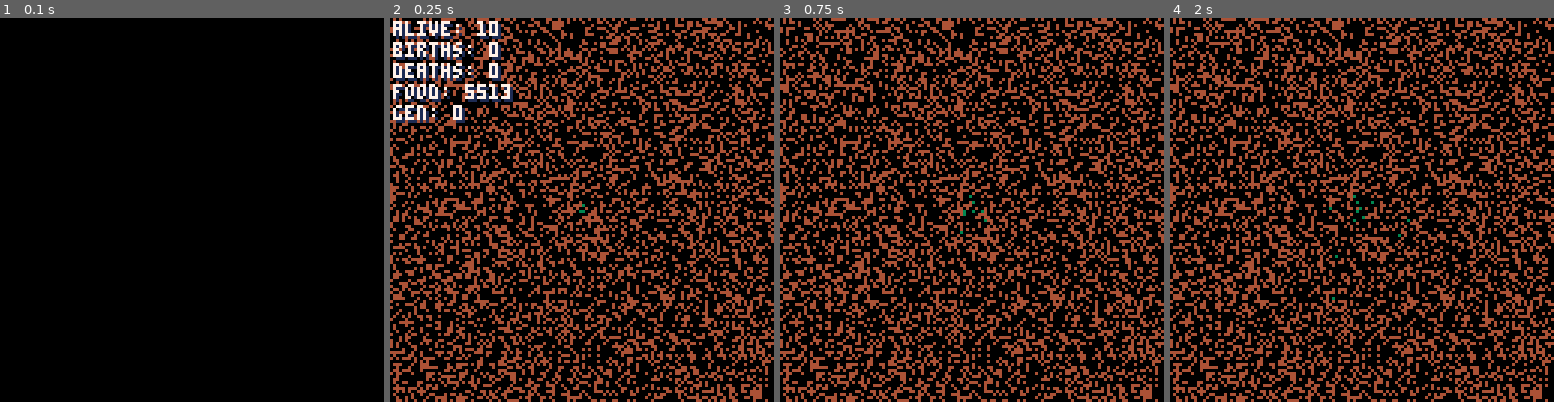
Above: before the commit, frames 1-4 (left to right).
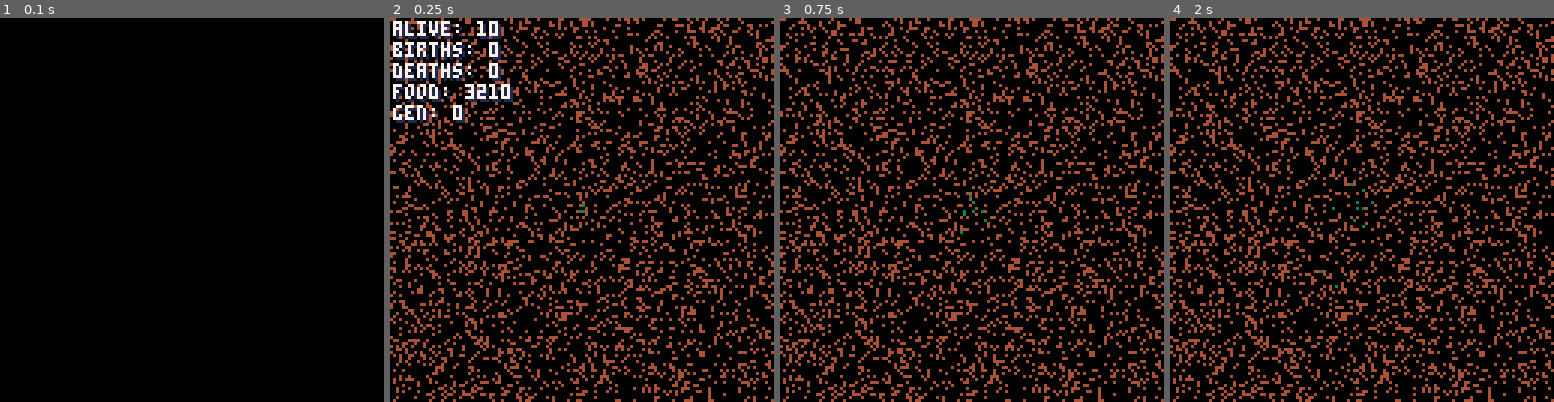
Above: after the commit, the same moments.

Repository: lewsid/petri
Game: PICO-8 cartridge petri.p8
Same seed, same stepped clock (60 frames per second), same inputs: the game is played once before the commit and once after it.
Inputs:
- Up to frame 1 (0.1 s): no input
- Up to frame 2 (0.25 s): no input
- Up to frame 3 (0.75 s): tap X (X key) at 0.33 s
- Up to frame 4 (2 s): tap X (X key) at 1.07, 1.85 s

Frame 1 is identical in both runs. In frame 2, 38% of the frame differs, in the area x 0-100%, y 0-100%; in frame 3, 40%; in frame 4, 40%.

Commit message:
Mutation fixes

Diff:
--- a/petri.p8
+++ b/petri.p8
@@ -4,7 +4,7 @@
 -- petri
 -- by lewsidboi/smolboigames, 2020
 
-version="a.0.9.5"
+version="a.0.9.6"
 
 --game parameters
 cells={}
@@ -14,7 +14,7 @@
 
 config={
 	debug=true,		  	  --enable debug mode/logging
-	food_sparsity=3,	  --higher=less
+	food_sparsity=5,	  --initial food amount, higher=less
 	food_rate=1,		  --higher=slower
 	spawn_count=10,	  	  --initial number of cells
 	border=1,			  --trap them in if you want
@@ -145,7 +145,7 @@
 			else
 				--max moves was reached, randomly replace an existing one
 				--this prevents eventual out-of-memory issues
-				slot = rnd(#cell["dna"]["pattern"])+1;
+				slot = flr(rnd(#cell["dna"]["pattern"]))+1;
 				cell["dna"]["pattern"][slot]=flr(rnd(4))+1
 			end
 		end
Not shown, changed: RELEASE.md
